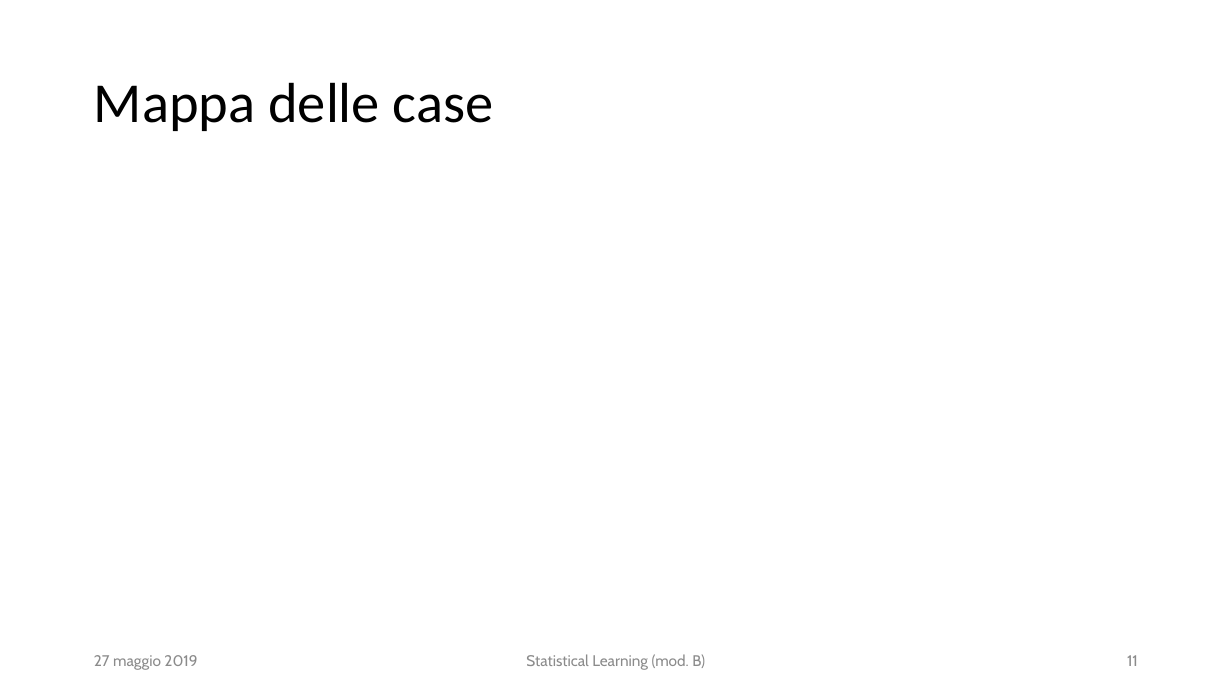
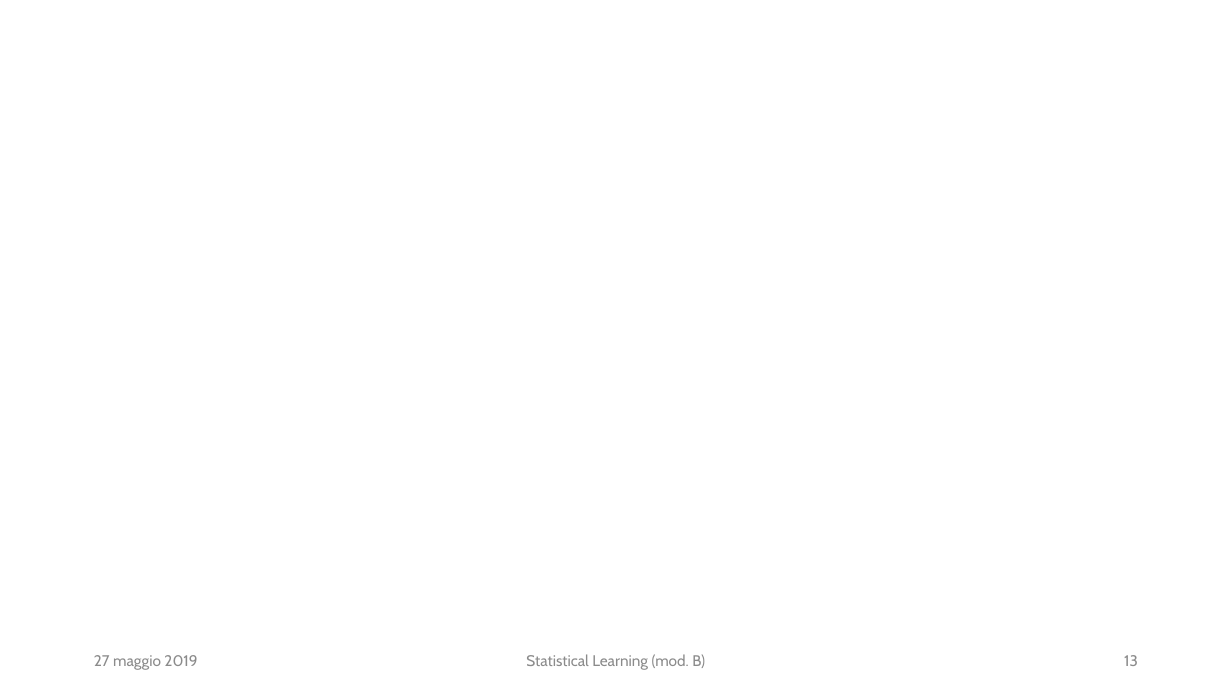
Before and after one commit to martinodn/kc_house, a slide deck: slide 13 of SL_Project_presentation.pptx (slide 11 before the commit). Drawn at 1232x693 pixels with LibreOffice and Linux fonts; fonts in the diff are those of the drawing. Boxes give left, top, right and bottom in pixels: in the first picture for what was removed or moved away, otherwise in the second. Text is boxed around its words. In the diff, an @@ line names an element or a change of style, - is before the commit and + after.

```diff
--- a/SL_Project_presentation.pptx
+++ b/SL_Project_presentation.pptx
@@ title removed at (94,82,494,131) @@
-Mappa delle case
@@ page number at (1124,655,1138,666): text changed @@
-11
+13
```
Also in this commit, not shown: 5 other slides changed, 2 slides added, 1 other file.
